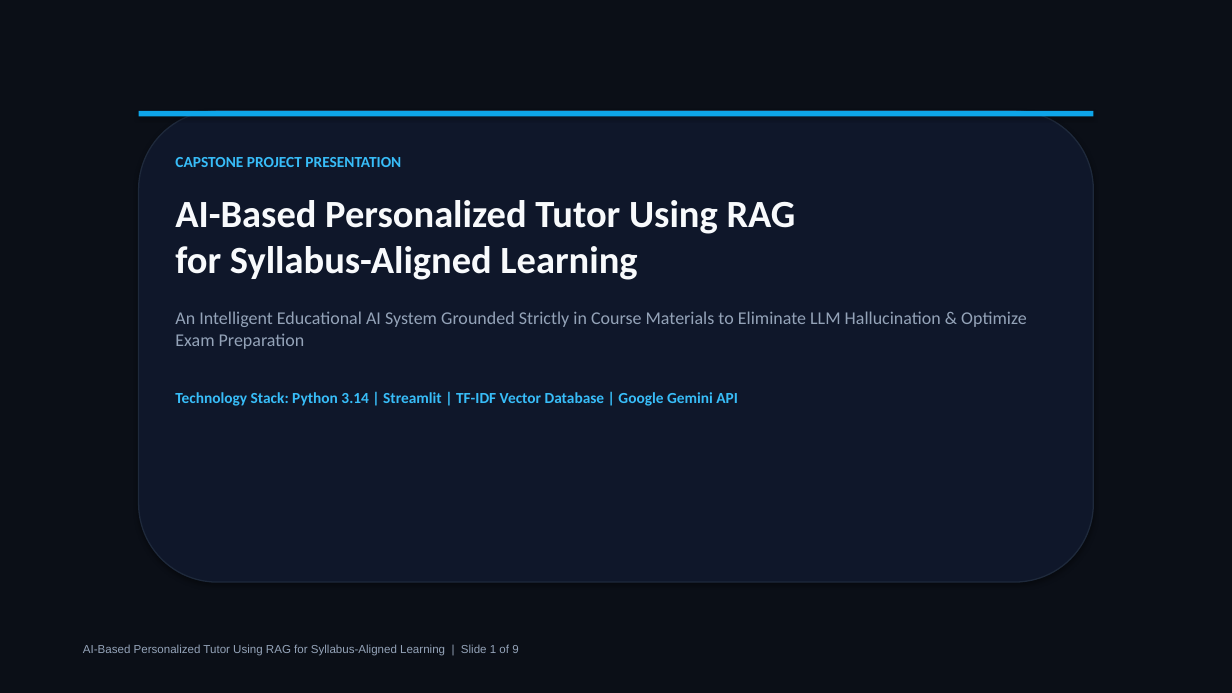
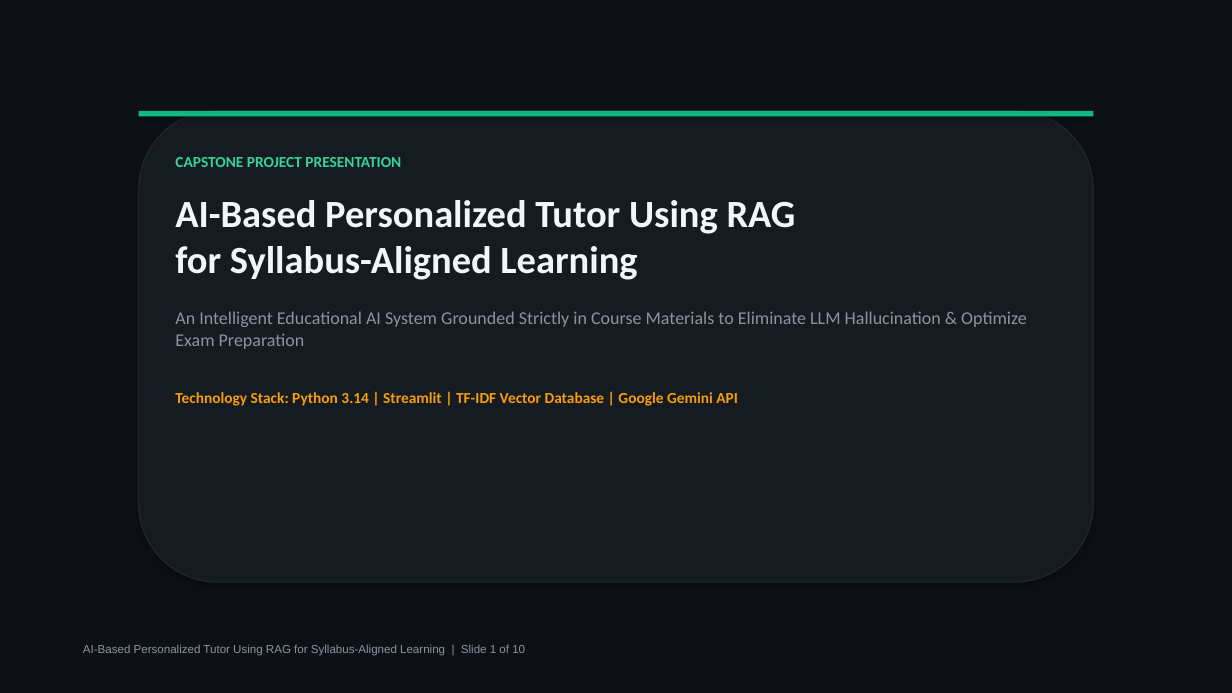
Before and after one commit to chaitanyaP14/AI_Tutor, a slide deck: slide 1 of AI_Tutor_Capstone_Presentation.pptx. Drawn at 1232x693 pixels with LibreOffice and Linux fonts; fonts in the diff are those of the drawing. Boxes give left, top, right and bottom in pixels: in the first picture for what was removed or moved away, otherwise in the second. Text is boxed around its words. In the diff, an @@ line names an element or a change of style, - is before the commit and + after.

```diff
--- a/AI_Tutor_Capstone_Presentation.pptx
+++ b/AI_Tutor_Capstone_Presentation.pptx
@@ background #0B0F17 to #0D1117 @@
@@ rounded rectangle at (139,111,1093,582): fill #0F172A to #161B22; outline #1E293B 1 pt to #21262D 1 pt @@
@@ rectangle at (139,111,1093,116): fill #0EA5E9 to #10B981 @@
@@ text "CAPSTONE PROJECT PRESENTATION" at (175,157,1027,406): text colour #38BDF8 to #34D399 in "CAPSTONE PROJECT PRESENTATION"; text colour #F8FAFC to #F0F6FC in "AI-Based Personalized Tutor Using RAG for Syllabus-Aligned ..."; text colour #94A3B8 to #8B949E in "An Intelligent Educational AI System Grounded Strictly ..."; text colour #38BDF8 to #F59E0B in "Technology Stack: Python 3.14 | Streamlit | ..." @@
@@ text at (83,644,525,656): text changed; text colour #94A3B8 to #8B949E @@
-AI-Based Personalized Tutor Using RAG for Syllabus-Aligned Learning | Slide 1 of 9
+AI-Based Personalized Tutor Using RAG for Syllabus-Aligned Learning | Slide 1 of 10
```
Also in this commit, not shown: 8 other slides changed, 1 slide added, 4 other files.
